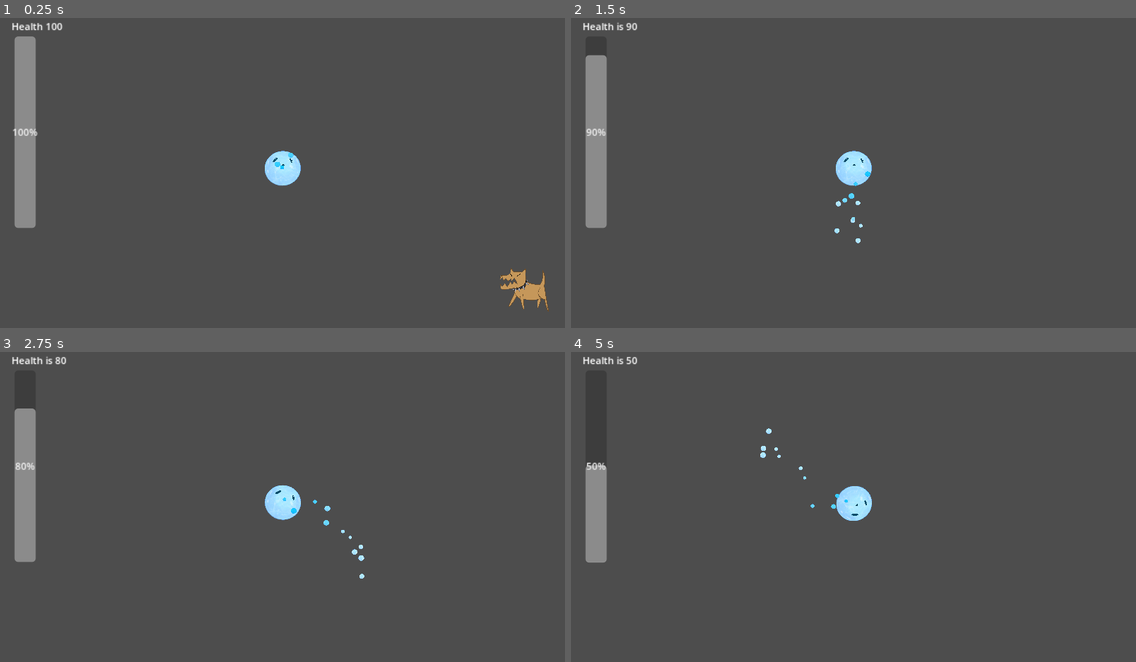
Above: before the commit, frames 1-4 (two rows, left to right).
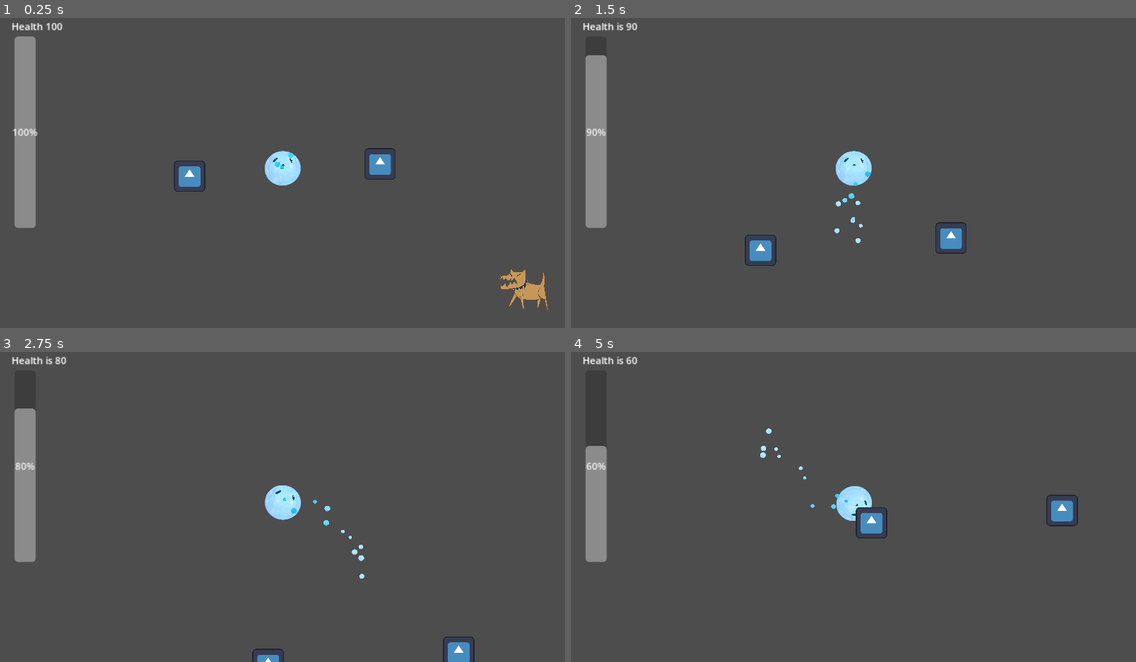
Above: after the commit, the same moments.

Repository: PraamBoat/AquaGameJam
Game: Godot game, scene res://scenes/main.tscn
Same seed, same stepped clock (60 frames per second), same inputs: the game is played once before the commit and once after it. The engine's default icon, where the game draws it, is replaced by a stand-in: a white triangle on a blue panel in a dark square.
Inputs:
- Up to frame 1 (0.25 s): no input
- Up to frame 2 (1.5 s): tap Enter (ui_accept) at 0.5, 0.77 s; hold Up (ui_up) from 0.53 s (still down)
- Up to frame 3 (2.75 s): tap Enter (ui_accept) at 1.52 s; release Up (ui_up) at 2.03 s; hold Left (ui_left) from 2.03 s (still down)
- Up to frame 4 (5 s): tap Enter (ui_accept) at 3.02, 3.77, 4.52 s; release Left (ui_left) at 3.53 s; hold Down (ui_down) 3.53-4.28 s; hold Right (ui_right) from 4.28 s (still down)

The runs differ from the first frame. In frame 1, 0.7% of the frame differs, in the area x 30-70%, y 41-57%; in frame 2, 0.7%; in frame 3, 0.4%; in frame 4, 1.0%, in the area x 2-90%, y 1-68%.

Commit message:
Water droplet and zone

Diff:
--- /dev/null
+++ b/nodes/Water_Droplet.tscn
@@ -0,0 +1,31 @@
+[gd_scene load_steps=4 format=3 uid="uid://dmh247kpxlcqd"]
+
+[ext_resource type="Texture2D" uid="uid://e4pe0v3w1yui" path="res://icon.svg" id="1_1hf6c"]
+[ext_resource type="Script" path="res://nodes/water_droplet.gd" id="1_y3jwa"]
+
+[sub_resource type="GDScript" id="GDScript_dhd8m"]
+script/source = "extends CollisionPolygon2D
+
+
+
+func _on_area_entered(area):
+	print(\"trying\")
+	if area.is_in_group(\"player\"):
+		area.is_in_droplet=true
+		queue_free()
+	pass # Replace with function body.
+"
+
+[node name="Water droplet" type="Node2D"]
+script = ExtResource("1_y3jwa")
+
+[node name="Area2D" type="Area2D" parent="."]
+
+[node name="CollisionPolygon2D" type="CollisionPolygon2D" parent="Area2D"]
+polygon = PackedVector2Array(100, 0, 86.603, 50, 70.7, 70.7, 50, 86.603, 0, 100, -50, 86.603, -70.7, 70.7, -86.603, 50, -100, 0, -86.603, -50, -70.7, -70.7, -50, -86.603, 0, -100, 50, -86.603, 70.7, -70.7, 86.603, -50)
+script = SubResource("GDScript_dhd8m")
+
+[node name="Sprite2D" type="Sprite2D" parent="Area2D"]
+texture = ExtResource("1_1hf6c")
+
+[connection signal="body_entered" from="Area2D" to="." method="_on_area_2d_body_entered"]
--- a/nodes/water_bar.gd
+++ b/nodes/water_bar.gd
@@ -17,3 +17,15 @@
 	if ($ProgressBar.value <= 0):
 		$Label.text = "Dead"
 		emit_signal("game_over")
+
+
+func _on_water_droplet_collect():
+	$ProgressBar.value += 10
+
+
+func _on_water_zone_water():
+	$Timer.stop()
+
+
+func _on_water_zone_not_water():
+	$Timer.start()
--- a/nodes/water_bar.tscn
+++ b/nodes/water_bar.tscn
@@ -10,11 +10,13 @@
 script = ExtResource("1_4ymwd")
 
 [node name="Label" type="Label" parent="."]
+layout_mode = 0
 offset_right = 47.0
 offset_bottom = 26.0
 text = "Water"
 
 [node name="TextureProgressBar" type="TextureProgressBar" parent="."]
+layout_mode = 0
 offset_top = 30.0
 offset_right = 333.0
 offset_bottom = 63.0
--- /dev/null
+++ b/nodes/water_droplet.gd
@@ -0,0 +1,8 @@
+extends Node2D
+
+signal collect
+
+func _on_area_2d_body_entered(body):
+	if body.is_in_group("Player"):
+		emit_signal("collect")
+		queue_free()
--- /dev/null
+++ b/nodes/water_zone.gd
@@ -0,0 +1,13 @@
+extends Node2D
+
+signal Water
+signal NotWater
+
+func _on_area_2d_body_entered(body):
+	if body.is_in_group("Player"):
+		emit_signal("Water")
+
+
+func _on_area_2d_body_exited(body):
+	if body.is_in_group("Player"):
+		emit_signal("NotWater")
--- /dev/null
+++ b/nodes/water_zone.tscn
@@ -0,0 +1,19 @@
+[gd_scene load_steps=3 format=3 uid="uid://dvryaaskies6o"]
+
+[ext_resource type="Script" path="res://nodes/water_zone.gd" id="1_ueuou"]
+[ext_resource type="Texture2D" uid="uid://e4pe0v3w1yui" path="res://icon.svg" id="2_tqj4b"]
+
+[node name="Water_Zone" type="Node2D"]
+script = ExtResource("1_ueuou")
+
+[node name="Area2D" type="Area2D" parent="."]
+
+[node name="Sprite2D" type="Sprite2D" parent="Area2D"]
+texture = ExtResource("2_tqj4b")
+
+[node name="CollisionPolygon2D" type="CollisionPolygon2D" parent="Area2D"]
+position = Vector2(-93, 39)
+polygon = PackedVector2Array(-12, -218, 16, -206, 27, -191, 36, -183, 57, -188, 80, -200, 105, -219, 124, -225, 145, -220, 162, -206, 174, -186, 200, -173, 229, -172, 250, -151, 264, -126, 277, -106, 274, -74, 277, -37, 272, -5, 255, 34, 237, 55, 215, 65, 194, 84, 185, 111, 171, 140, 150, 156, 123, 148, 97, 148, 72, 136, 42, 126, 9, 111, -25, 91, -38, 63, -49, 19, -56, -18, -70, -49, -82, -84, -98, -116, -119, -157, -125, -192, -116, -222, -87, -242, -58, -240, -33, -231)
+
+[connection signal="body_entered" from="Area2D" to="." method="_on_area_2d_body_entered"]
+[connection signal="body_exited" from="Area2D" to="." method="_on_area_2d_body_exited"]
--- a/scenes/main.tscn
+++ b/scenes/main.tscn
@@ -1,15 +1,17 @@
-[gd_scene load_steps=6 format=3 uid="uid://0j48eikusblw"]
+[gd_scene load_steps=8 format=3 uid="uid://0j48eikusblw"]
 
 [ext_resource type="Script" path="res://scripts/main.gd" id="1_p1stc"]
-[ext_resource type="PackedScene" uid="uid://tqjfgs2xk37e" path="res://scenes/player.tscn" id="2_qnds7"]
-[ext_resource type="PackedScene" uid="uid://bxlmynlyt4ehu" path="res://scenes/water_bar.tscn" id="3_7cv01"]
-[ext_resource type="PackedScene" uid="uid://b205fbo3yxbyp" path="res://scenes/pause_menu.tscn" id="4_lrdl4"]
-[ext_resource type="PackedScene" uid="uid://c8r8uyimmr701" path="res://scenes/dog.tscn" id="5_2n0r8"]
+[ext_resource type="PackedScene" uid="uid://tqjfgs2xk37e" path="res://nodes/player.tscn" id="2_qnds7"]
+[ext_resource type="PackedScene" uid="uid://bxlmynlyt4ehu" path="res://nodes/water_bar.tscn" id="3_7cv01"]
+[ext_resource type="PackedScene" path="res://scenes/pause_menu.tscn" id="4_lrdl4"]
+[ext_resource type="PackedScene" path="res://scenes/dog.tscn" id="5_2n0r8"]
+[ext_resource type="PackedScene" uid="uid://dmh247kpxlcqd" path="res://nodes/Water_Droplet.tscn" id="6_go3j2"]
+[ext_resource type="PackedScene" uid="uid://dvryaaskies6o" path="res://nodes/water_zone.tscn" id="7_ht625"]
 
 [node name="Node2D" type="Node2D"]
 script = ExtResource("1_p1stc")
 
-[node name="Player" parent="." instance=ExtResource("2_qnds7")]
+[node name="Player" parent="." groups=["Player"] instance=ExtResource("2_qnds7")]
 position = Vector2(71, 77)
 
 [node name="Camera2D" type="Camera2D" parent="Player"]
@@ -33,5 +35,14 @@
 position = Vector2(1057, 570)
 scale = Vector2(0.1, 0.1)
 
+[node name="Water droplet" parent="." instance=ExtResource("6_go3j2")]
+position = Vector2(469, 56)
+
+[node name="Water_Zone" parent="." instance=ExtResource("7_ht625")]
+position = Vector2(-308, 106)
+
 [connection signal="game_over" from="Player/Camera2D/WaterBar" to="Player" method="_on_node_2d_game_over"]
 [connection signal="hit" from="Dog" to="Player/Camera2D/WaterBar" method="_on_dog_hit"]
+[connection signal="collect" from="Water droplet" to="Player/Camera2D/WaterBar" method="_on_water_droplet_collect"]
+[connection signal="NotWater" from="Water_Zone" to="Player/Camera2D/WaterBar" method="_on_water_zone_not_water"]
+[connection signal="Water" from="Water_Zone" to="Player/Camera2D/WaterBar" method="_on_water_zone_water"]
